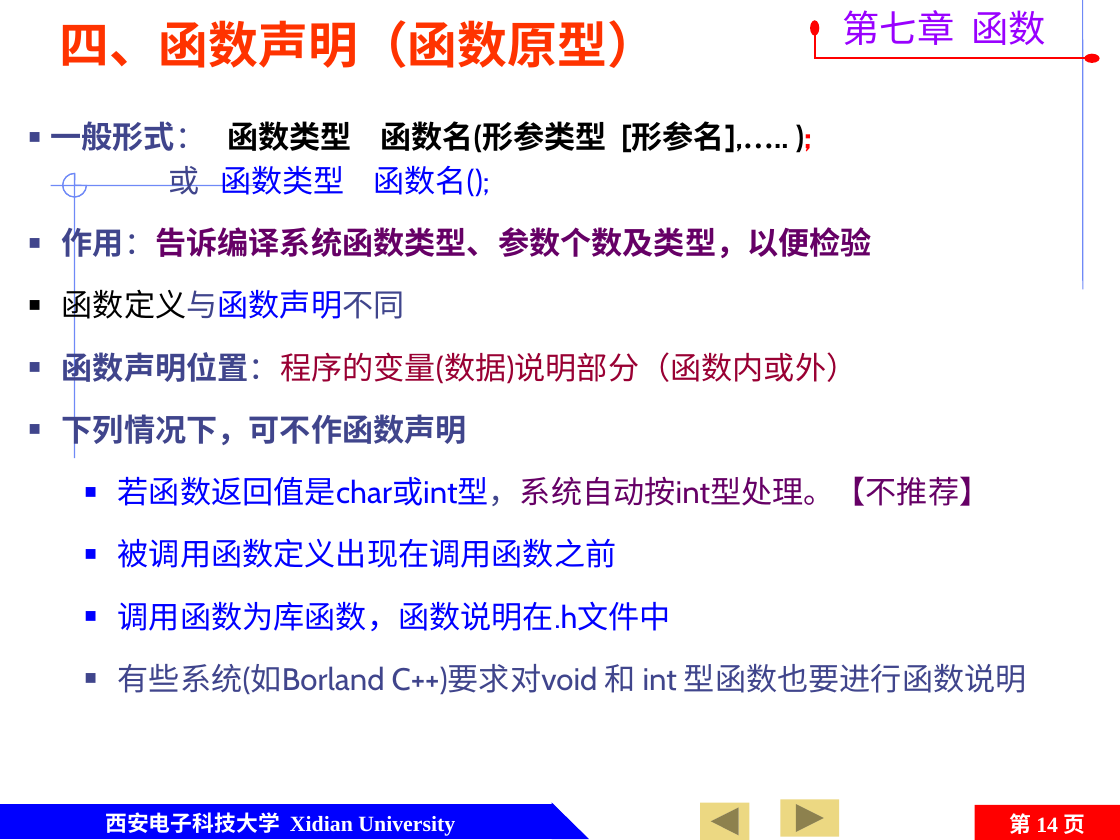
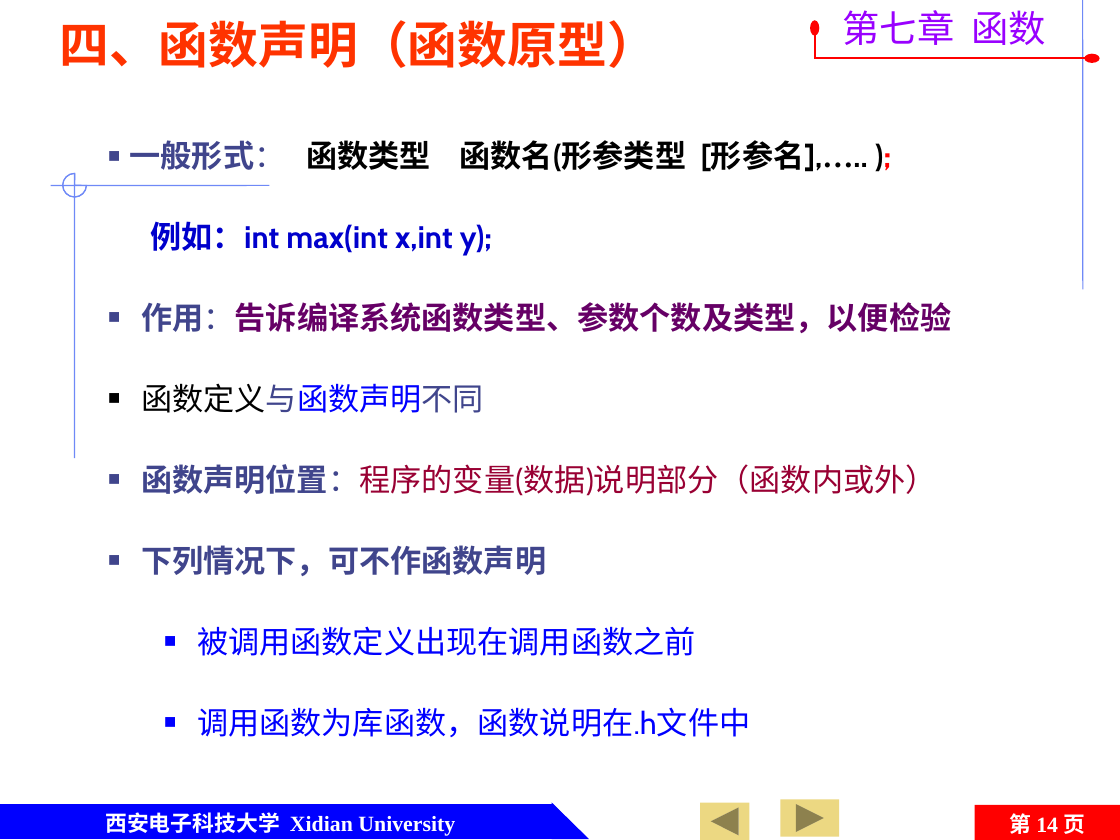
Before and after one commit to jtrfid/C-Repositories, a slide deck: slide 14 of 2015备课/课件/第7章 函数及变量存储类型.pptx. Drawn at 1120x840 pixels with LibreOffice and Linux fonts; fonts in the diff are those of the drawing; background and template pictures are left out. Boxes give left, top, right and bottom in pixels: in the first picture for what was removed or moved away, otherwise in the second. Text is boxed around its words. In the diff, an @@ line names an element or a change of style, - is before the commit and + after.

```diff
--- a/2015备课/课件/第7章 函数及变量存储类型.pptx
+++ b/2015备课/课件/第7章 函数及变量存储类型.pptx
@@ text "一般形式： 函数类型 函数名(形参类型 [形参名],….. );": place and size @@
-text "一般形式： 函数类型 函数名(形参类型 [形参名],….. );" at (50,121,1027,695)
+text "一般形式： 函数类型 函数名(形参类型 [形参名],….. );" at (130,140,951,737)
@@ text at (130,140,951,737): line spacing 1.5 to 2 @@
@@ text at (151,221,492,256): text changed; text colour #0000FF to #0000CC; bold on @@
-      或 函数类型 函数名();
+      例如：int max(int x,int y);
@@ text at (118,476,991,506): paragraph removed @@
-        ■ 若函数返回值是char或int型，系统自动按int型处理。【不推荐】
@@ text at (118,664,1027,695): paragraph removed @@
-        ■ 有些系统(如Borland C++)要求对void 和 int 型函数也要进行函数说明
```
Also in this commit, not shown: 16 other slides changed.
